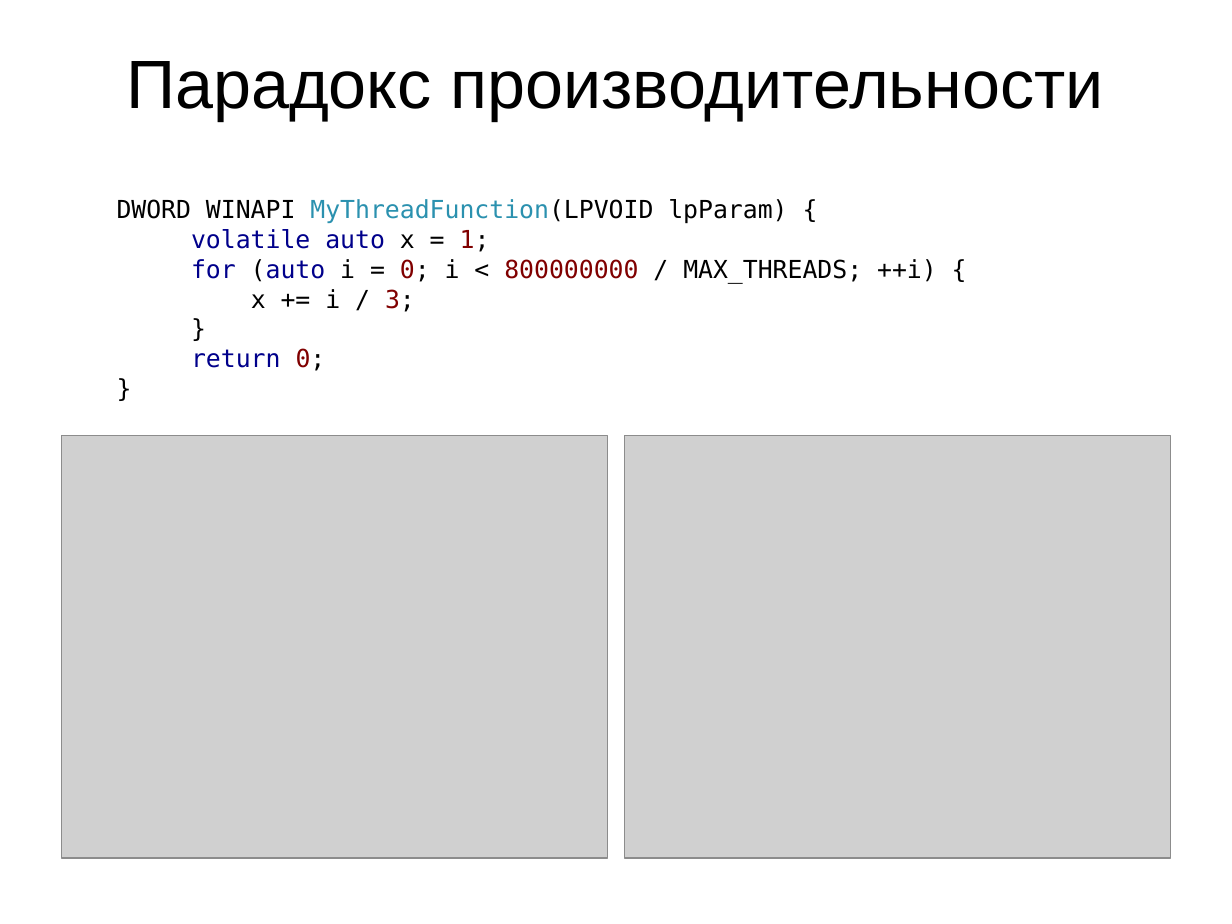
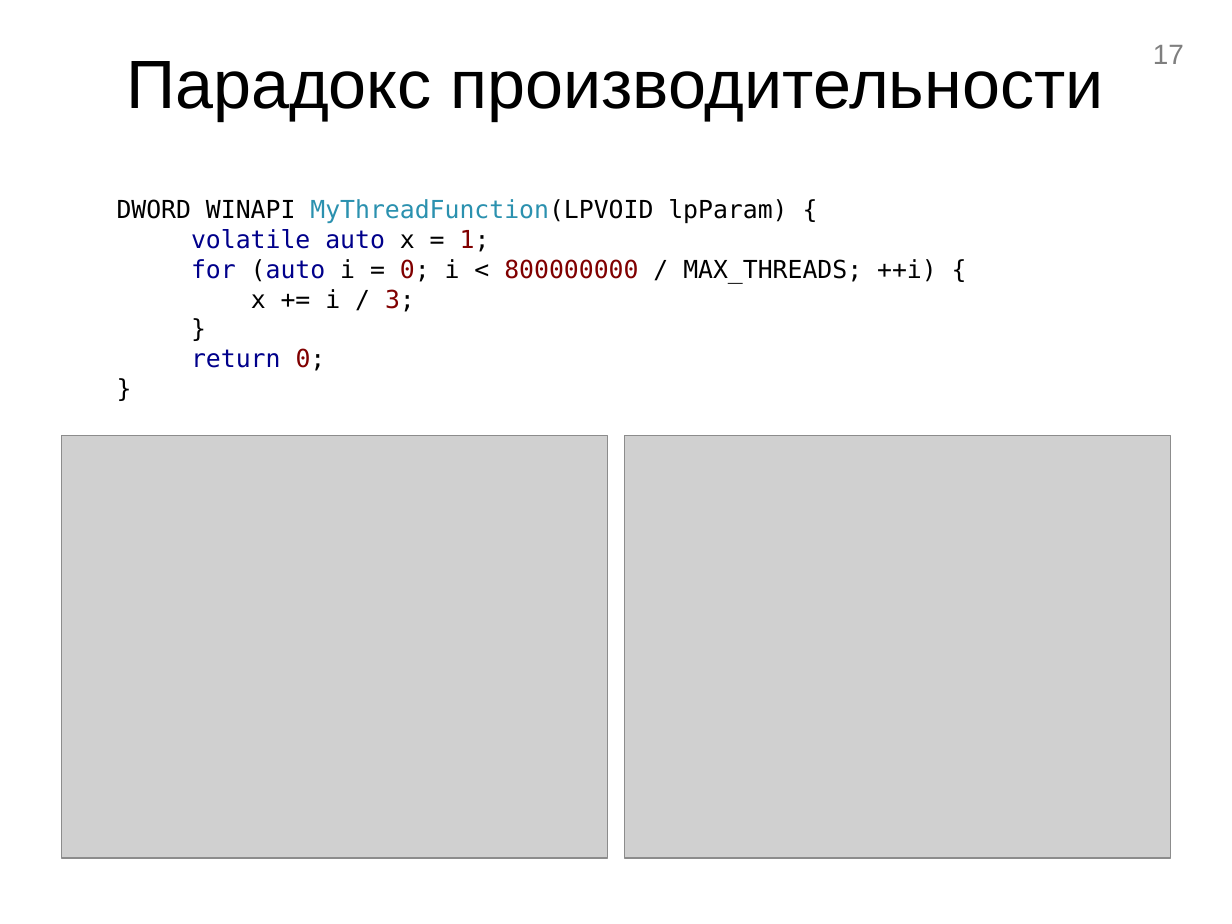
Before and after one commit to dizel3d/disser, a slide deck: slide 17 of Презентация.ppt (slide 10 before the commit). Drawn at 1232x924 pixels with LibreOffice and Linux fonts; fonts in the diff are those of the drawing; grey boxes stand for pictures. Boxes give left, top, right and bottom in pixels: in the first picture for what was removed or moved away, otherwise in the second. Text is boxed around its words. In the diff, an @@ line names an element or a change of style, - is before the commit and + after.

```diff
--- a/Презентация.ppt
+++ b/Презентация.ppt
@@ page number added at [1153, 45, 1184, 64], 18 pt, text #7F7F7F @@
+17
```
Also in this commit, not shown: 3 other slides changed, 13 slides added, 16 slides removed, 1 other file.
